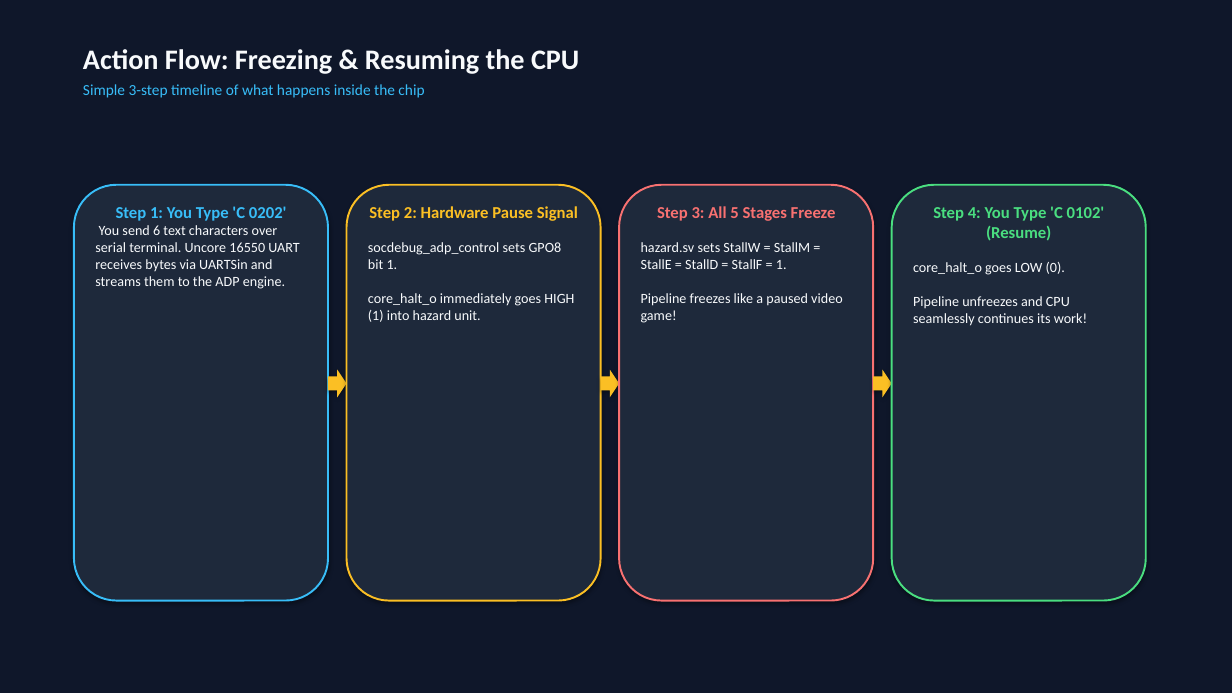
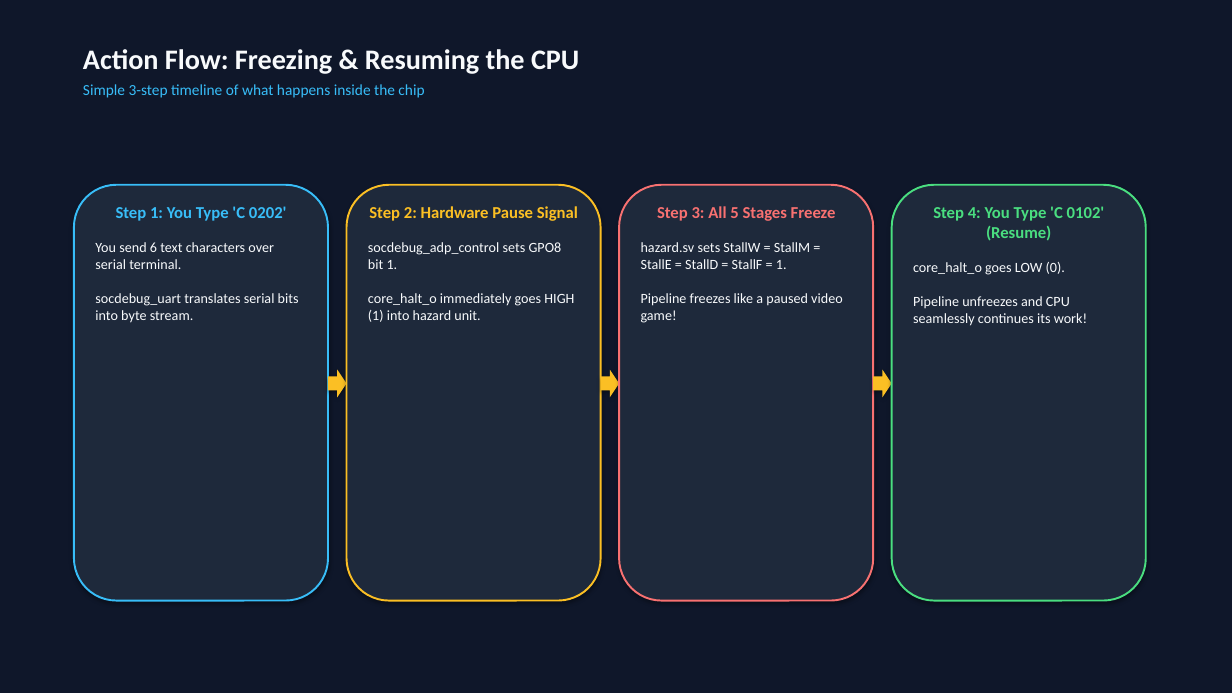
Before and after one commit to BommisettyGanesh/cvw, a slide deck: slide 6 of 1tops_soc/src/debugger/soc_debugger_architecture.pptx. Drawn at 1232x693 pixels with LibreOffice and Linux fonts; fonts in the diff are those of the drawing. Boxes give left, top, right and bottom in pixels: in the first picture for what was removed or moved away, otherwise in the second. Text is boxed around its words. In the diff, an @@ line names an element or a change of style, - is before the commit and + after.

```diff
--- a/1tops_soc/src/debugger/soc_debugger_architecture.pptx
+++ b/1tops_soc/src/debugger/soc_debugger_architecture.pptx
@@ text in rounded rectangle at (95,242,299,323): text changed @@
-You send 6 text characters over serial terminal. Uncore 16550 UART receives bytes via UARTSin and streams them to the ADP engine.
+You send 6 text characters over serial terminal.
+socdebug_uart translates serial bits into byte stream.
```
Also in this commit, not shown: 3 other slides changed, 11 other files.
